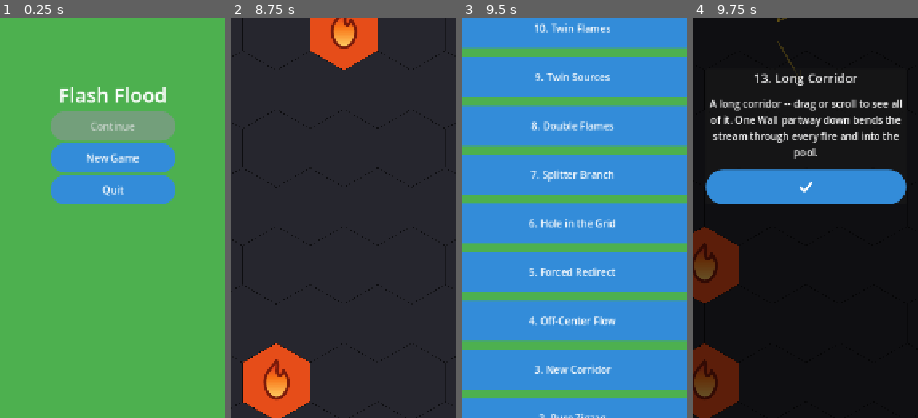
Above: before the commit, frames 1-4 (left to right).
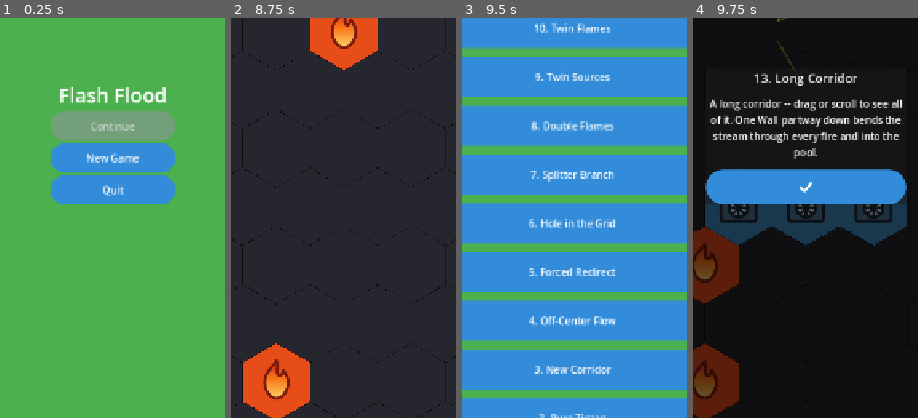
Above: after the commit, the same moments.

Repository: jitternoise/sunny_balcony
Game: Godot game, scene res://scenes/MainMenu.tscn
Two runs of this game, one before a commit and one after it. Both use one fixed random seed, a clock stepped at 60 frames per second and the inputs below.
Inputs (mouse positions are % of the whole screen's width and height, from its top left):
- Up to frame 1 (0.25 s): no input
- Up to frame 2 (8.75 s): click "New Game" at 0.5 s; click "Slot 1 (new game)" at 1.25 s; click "15. Corridor Split" at 2 s; click "14. Corridor Wall" at 2.75 s; click (42, 3) at 3.5 s; click (42, 3) at 4.25 s; click "x1" at 5 s; click (50, 56) at 5.75 s; click "x1" at 6.5 s; click (42, 3) at 7.25 s; click "x1" at 8 s
- Up to frame 3 (9.5 s): click (91, 3) at 8.75 s
- Up to frame 4 (9.75 s): click "13. Long Corridor" at 9.5 s
The pictures show only the part of the screen within x 25-75%, y 35-85%; the shares and areas given below are measured in that part.

Frames 1-3 are identical in both runs. In frame 4, 5.8% of the frame differs, in the area x 5-96%, y 43-57%.

Commit message:
Ship the Hydro Plant as an optional bonus objective on eight levels
The plant mechanic was fully built but no level used it. Eight levels --
one per campaign group -- now ship a plant. It is never required: winning
still means all pools filled and all fires out, and a level plays exactly
the same whether or not the plant is ever switched on. When the plant is
running as the level is won, that is recorded against the level in the
save file and reported on the win popup.

Because a plant blocks water like a wall until activated, each site was
chosen by simulation rather than by eye. tests/LevelSim.gd replays a level
headlessly off HexBoard's beat phases; tests/VerifySolutions.gd replays
every documented solution through it (67 of the 76 parsable solutions
reproduce their documented win measure exactly, both before and after this
change); tests/HydroSiting.gd searched every legal plant position in every
level for ones that keep the solution winning on the same measure, are
reachable by water, and can be switched on without costing the win.
tests/VerifyHydroBonus.gd locks in all three properties for the eight
shipped levels, plus that no other level has a plant.

Co-Authored-By: Claude Opus 5 <noreply@anthropic.com>
Claude-Session: https://claude.ai/code/session_01QEBxR8firEGJgpMLQAG7a7

Diff:
--- a/game/data/levels/level_007.tres
+++ b/game/data/levels/level_007.tres
@@ -17,3 +17,4 @@
 "splitter": 1
 }
 blocked_cells = Array[Vector2i]([])
+hydro_plant_cells = Array[Vector2i]([Vector2i(-1, 2)])
--- a/game/data/levels/level_013.tres
+++ b/game/data/levels/level_013.tres
@@ -18,3 +18,4 @@
 }
 blocked_cells = Array[Vector2i]([Vector2i(-8, 0), Vector2i(-8, 1), Vector2i(-8, 2), Vector2i(-8, 3), Vector2i(-8, 4), V …(2148 unchanged characters)…
 town_cells = Array[Vector2i]([])
+hydro_plant_cells = Array[Vector2i]([Vector2i(1, -2)])
--- a/game/data/levels/level_018.tres
+++ b/game/data/levels/level_018.tres
@@ -21,3 +21,4 @@
 town_cells = Array[Vector2i]([])
 geyser_cells = Array[Vector2i]([Vector2i(-2, -3)])
 total_block_budget = 0
+hydro_plant_cells = Array[Vector2i]([Vector2i(-5, 0)])
--- a/game/data/levels/level_025.tres
+++ b/game/data/levels/level_025.tres
@@ -20,3 +20,4 @@
 town_cells = Array[Vector2i]([])
 geyser_cells = Array[Vector2i]([])
 total_block_budget = 0
+hydro_plant_cells = Array[Vector2i]([Vector2i(0, -2)])
--- a/game/data/levels/level_033.tres
+++ b/game/data/levels/level_033.tres
@@ -20,3 +20,4 @@
 town_cells = Array[Vector2i]([])
 geyser_cells = Array[Vector2i]([])
 total_block_budget = 0
+hydro_plant_cells = Array[Vector2i]([Vector2i(-3, 1)])
--- a/game/data/levels/level_052.tres
+++ b/game/data/levels/level_052.tres
@@ -21,3 +21,4 @@
 town_cells = Array[Vector2i]([Vector2i(-3, 2), Vector2i(-2, 2), Vector2i(-2, 1), Vector2i(-3, 3)])
 geyser_cells = Array[Vector2i]([])
 total_block_budget = 0
+hydro_plant_cells = Array[Vector2i]([Vector2i(0, -2)])
--- a/game/data/levels/level_063.tres
+++ b/game/data/levels/level_063.tres
@@ -20,3 +20,4 @@
 town_cells = Array[Vector2i]([])
 geyser_cells = Array[Vector2i]([Vector2i(-2, -1)])
 total_block_budget = 0
+hydro_plant_cells = Array[Vector2i]([Vector2i(-1, 0)])
--- a/game/data/levels/level_082.tres
+++ b/game/data/levels/level_082.tres
@@ -19,3 +19,4 @@
 town_cells = Array[Vector2i]([])
 geyser_cells = Array[Vector2i]([])
 total_block_budget = 3
+hydro_plant_cells = Array[Vector2i]([Vector2i(2, -4)])
--- a/game/scenes/Level.tscn
+++ b/game/scenes/Level.tscn
@@ -239,6 +239,13 @@
 autowrap_mode = 3
 theme_override_font_sizes/font_size = 24
 
+[node name="BonusLabel" type="Label" parent="UI/WinPanel/Center/Panel/VBox"]
+visible = false
+layout_mode = 2
+text = ""
+horizontal_alignment = 1
+autowrap_mode = 3
+
 [node name="NextButton" type="Button" parent="UI/WinPanel/Center/Panel/VBox"]
 layout_mode = 2
 custom_minimum_size = Vector2(0, 56)
--- a/game/scripts/autoload/GameState.gd
+++ b/game/scripts/autoload/GameState.gd
@@ -10,6 +10,14 @@
 var current_slot: int = -1
 var highest_unlocked_level: int = 1
 var completed_levels: Dictionary = {} # level_id (int) -> true
+
+## Levels whose optional Hydro Plant bonus has been earned -- see
+## Level._on_level_won(). Deliberately separate from completed_levels:
+## only some levels have a plant at all, finishing one never requires
+## switching its plant on, and the bonus is recorded only on a win. A level
+## can therefore be completed with the bonus still outstanding, and earning
+## it later just adds it here without changing completion.
+var hydro_bonus_levels: Dictionary = {} # level_id (int) -> true
 
 ## Debug mode: when true, every level is treated as unlocked regardless of
 ## save progress (is_level_unlocked() always returns true). Does NOT touch
@@ -44,6 +52,7 @@
 	current_slot = slot
 	highest_unlocked_level = 1
 	completed_levels.clear()
+	hydro_bonus_levels.clear()
 
 	if not slot_exists(slot):
 		return
@@ -66,6 +75,12 @@
 	completed_levels.clear()
 	for level_id in completed:
 		completed_levels[int(level_id)] = true
+	# Missing in saves written before the bonus existed -- those simply
+	# start with no bonuses earned.
+	var bonuses = parsed.get("hydro_bonus_levels", [])
+	hydro_bonus_levels.clear()
+	for level_id in bonuses:
+		hydro_bonus_levels[int(level_id)] = true
 
 
 func save_current_slot() -> void:
@@ -76,6 +91,7 @@
 	var data := {
 		"highest_unlocked_level": highest_unlocked_level,
 		"completed_levels": completed_levels.keys(),
+		"hydro_bonus_levels": hydro_bonus_levels.keys(),
 	}
 
 	var file := FileAccess.open(_save_path(current_slot), FileAccess.WRITE)
@@ -99,6 +115,20 @@
 	save_current_slot()
 
 
+## Records that this level's Hydro Plant bonus has been earned. Never
+## unlocks or completes anything on its own -- the bonus is purely a
+## record, so a level's progression is identical whether or not it is met.
+func mark_hydro_bonus(level_id: int) -> void:
+	if hydro_bonus_levels.has(level_id):
+		return
+	hydro_bonus_levels[level_id] = true
+	save_current_slot()
+
+
+func has_hydro_bonus(level_id: int) -> bool:
+	return hydro_bonus_levels.has(level_id)
+
+
 func is_level_unlocked(level_id: int) -> bool:
 	if debug_unlock_all:
 		return true
--- a/game/scripts/gameplay/HexBoard.gd
+++ b/game/scripts/gameplay/HexBoard.gd
@@ -1646,6 +1646,31 @@
 		_win()
 
 
+## True if this level has a Hydro Plant at all -- i.e. whether the optional
+## bonus objective even applies here. Most levels have none, and those are
+## unaffected by any of it.
+func has_hydro_plants() -> bool:
+	return not hydro_plants.is_empty()
+
+
+## True if every Hydro Plant on this level is running. A plant never
+## switches back off once activated (try_activate_hydro() turns its cells
+## into permanent water sources), so "running at the end of the level" and
+## "was switched on at some point this attempt" are the same thing -- there
+## is no way to earn this and then lose it before the level ends.
+##
+## Deliberately requires ALL plants rather than any: a level with two plants
+## should ask for both. Returns false on a level with no plants at all, so
+## callers can use it directly without checking has_hydro_plants() first.
+func all_hydro_plants_running() -> bool:
+	if hydro_plants.is_empty():
+		return false
+	for anchor in hydro_plants:
+		if not (hydro_plants[anchor].get("active", false) as bool):
+			return false
+	return true
+
+
 func _lose(reason: String) -> void:
 	if game_over:
 		return
--- a/game/scripts/gameplay/Level.gd
+++ b/game/scripts/gameplay/Level.gd
@@ -89,6 +89,11 @@
 ## out from under them.
 @onready var win_panel: Control = $UI/WinPanel
 @onready var win_next_button: Button = $UI/WinPanel/Center/Panel/VBox/NextButton
+
+## Reports the optional Hydro Plant bonus on the win popup (see
+## _on_level_won()). Stays hidden on the levels that have no plant, which
+## is most of them.
+@onready var win_bonus_label: Label = $UI/WinPanel/Center/Panel/VBox/BonusLabel
 
 var level_data: LevelData
 var block_catalog: Dictionary = {}
@@ -775,6 +780,19 @@
 	status_label.text = "Level complete!"
 	GameState.mark_level_complete(level_data.level_id)
 
+	# Optional Hydro Plant bonus: never required to finish the level, just
+	# recorded when the plant is running as the level ends. Levels without
+	# a plant show nothing at all here.
+	if board.has_hydro_plants():
+		var earned := board.all_hydro_plants_running()
+		if earned:
+			GameState.mark_hydro_bonus(level_data.level_id)
+		win_bonus_label.visible = true
+		win_bonus_label.text = "Bonus: power plant running" if earned \
+			else "Bonus missed: the power plant never ran"
+	else:
+		win_bonus_label.visible = false
+
 	# Next's label reflects what it's actually about to do: "Next" when
 	# there's another level after this one in LevelSelect.LEVEL_PATHS,
 	# "Level Select" when this was the last level and there's nowhere
--- /dev/null
+++ b/game/tests/DebugOne.gd
@@ -0,0 +1,26 @@
+extends Node
+
+func _ready() -> void:
+	var catalog := LevelSim.load_block_catalog()
+	var data: LevelData = load("res://data/levels/level_001.tres")
+	print("sources=", data.water_sources, " fires=", data.fire_cells, " pools=", data.pool_targets)
+	var board := HexBoard.new()
+	add_child(board)
+	board.setup(data, catalog)
+	print("after setup: fires_remaining=", board.fires_remaining, " pool_fill=", board.pool_fill,
+		" water_cells=", board.water_cells.size(), " inventory=", board.inventory)
+	print("place wall(-1,-3) ->", board.place_block(Vector2i(-1, -3), "wall"))
+	board.started = true
+	for m in range(12):
+		board.resolve_placement_phase()
+		board.resolve_water_phase()
+		board.resolve_terrain_phase()
+		board.resolve_status_phase()
+		var coords: Array = []
+		for e in board.water_cells:
+			coords.append(e["coord"])
+		print("m%d water=%s fires=%d pools=%s over=%s reason=%s"
+			% [m + 1, coords, board.fires_remaining, board.pool_fill, board.game_over, board.lose_reason])
+		if board.game_over:
+			break
+	get_tree().quit()
--- /dev/null
+++ b/game/tests/DebugOne.tscn
@@ -0,0 +1,6 @@
+[gd_scene load_steps=2 format=3]
+
+[ext_resource type="Script" path="res://tests/DebugOne.gd" id="1"]
+
+[node name="DebugOne" type="Node"]
+script = ExtResource("1")
--- /dev/null
+++ b/game/tests/HydroSiting.gd
@@ -0,0 +1,114 @@
+extends Node
+
+## Searches every level for places a Hydro Plant could be added WITHOUT
+## changing how the level plays. For each candidate centre cell it runs the
+## level's documented solution three ways -- with no plant, with the plant
+## inert, and with the plant switched on the moment water reaches it -- and
+## keeps only sites where:
+##   * the solution still wins on exactly the same measure, plant inert;
+##   * water actually reaches the plant, so the bonus can be earned at all;
+##   * switching the plant on still wins, so the bonus is not a trap.
+## Run from game/:  godot --headless res://tests/HydroSiting.tscn
+
+const CLEARANCE_ROWS := 2 # keep plants clear of a source's landing zone
+
+
+func _ready() -> void:
+	var sim := LevelSim.new()
+	add_child(sim)
+	var catalog := LevelSim.load_block_catalog()
+	var solutions := LevelSim.parse_solutions()
+	var max_radius := int(OS.get_environment("MAX_RADIUS")) if OS.get_environment("MAX_RADIUS") != "" else 8
+
+	for n in range(1, LevelSelect.LEVEL_PATHS.size() + 1):
+		if not solutions.has(n):
+			continue
+		var data: LevelData = load(LevelSelect.LEVEL_PATHS[n - 1])
+		if data.grid_style == "flat":
+			continue # plants are pointy-grid only, per their design notes
+		if data.grid_radius > max_radius:
+			continue
+		var entry: Dictionary = solutions[n]
+		var base := sim.simulate(data, catalog, entry["placements"])
+		if not base["won"] or base["measures"] != entry["win"]:
+			continue # this level's solution does not reproduce; leave it alone
+
+		var hits: Array = []
+		for center in _candidate_centers(data, catalog, entry["placements"]):
+			var inert := sim.simulate(data, catalog, entry["placements"], center, false)
+			if not inert["won"] or inert["measures"] != base["measures"]:
+				continue
+			if not inert["touched"]:
+				continue # water never reaches it, so the bonus is unearnable
+			# Try a range of activation timings -- switching the plant on
+			# the instant it is ready is only one of the player's options.
+			var best := {}
+			var any_activated := false
+			for delay in range(0, 8):
+				var on := sim.simulate(data, catalog, entry["placements"], center, true, 300, delay)
+				if not on["activated"]:
+					continue
+				any_activated = true
+				if on["won"]:
+					best = {"delay": delay, "measures": on["measures"]}
+					break
+			if not any_activated:
+				continue
+			hits.append({
+				"center": center,
+				"bonus_wins": not best.is_empty(),
+				"bonus_measures": best.get("measures", -1),
+				"delay": best.get("delay", -1),
+			})
+		if hits.is_empty():
+			continue
+		var safe: Array = []
+		for h in hits:
+			if h["bonus_wins"]:
+				safe.append(h)
+		print("level %d (r=%d, win %d): %d sites, %d safe with the plant on"
+			% [n, data.grid_radius, base["measures"], hits.size(), safe.size()])
+		for h in safe:
+			print("    center %s -> win %d with plant running (activate %d measures after ready)"
+				% [h["center"], h["bonus_measures"], h["delay"]])
+
+	print("done")
+	get_tree().quit()
+
+
+## Every centre cell whose three cells are legal, empty, clear of the
+## solution's own placements, and CLEARANCE_ROWS below every source.
+func _candidate_centers(data: LevelData, catalog: Dictionary, placements: Array) -> Array:
+	var probe := HexBoard.new()
+	add_child(probe)
+	probe.setup(data, catalog)
+	var solution_cells := {}
+	for p in placements:
+		solution_cells[p["coord"]] = true
+		solution_cells[p["coord"] + Vector2i(1, 0)] = true # a Wall is 2 wide
+		solution_cells[p["coord"] + Vector2i(-1, 0)] = true
+	var out: Array = []
+	var radius: int = data.grid_radius
+	for q in range(-radius, radius + 1):
+		for r in range(-radius, radius + 1):
+			var center := Vector2i(q, r)
+			var ok := true
+			for cell in [center + Vector2i(-1, 0), center, center + Vector2i(1, 0)]:
+				if not probe.in_playable_area(cell) \
+						or probe.cell_terrain.get(cell, HexBoard.CellState.EMPTY) != HexBoard.CellState.EMPTY \
+						or data.water_sources.has(cell) \
+						or data.preset_blocks.has(cell) \
+						or solution_cells.has(cell):
+					ok = false
+					break
+				for source in data.water_sources:
+					if cell.y - source.y < CLEARANCE_ROWS:
+						ok = false
+						break
+				if not ok:
+					break
+			if ok:
+				out.append(center)
+	probe.queue_free()
+	remove_child(probe)
+	return out
--- /dev/null
+++ b/game/tests/HydroSiting.tscn
@@ -0,0 +1,6 @@
+[gd_scene load_steps=2 format=3]
+
+[ext_resource type="Script" path="res://tests/HydroSiting.gd" id="1"]
+
+[node name="HydroSiting" type="Node"]
+script = ExtResource("1")
--- /dev/null
+++ b/game/tests/LevelSim.gd
@@ -0,0 +1,155 @@
+extends Node
+class_name LevelSim
+
+## Headless simulation of a level, driven straight off HexBoard's four beat
+## phases with no timers or scene involved. Used to prove that a level still
+## plays out the way level-solutions.md documents -- in particular that
+## adding a Hydro Plant to a level does not change its outcome.
+
+const SOLUTIONS_PATH := "/home/user/sunny_balcony/level-solutions.md"
+
+## The names level-solutions.md uses for each block, in all the spellings
+## that file mixes ("Diverter-Right", "divert-right", "divert_right").
+const BLOCK_ALIASES := {
+	"wall": "wall",
+	"splitter": "splitter",
+	"diverter_right": "divert_right",
+	"divert_right": "divert_right",
+	"diverter_left": "divert_left",
+	"divert_left": "divert_left",
+	"catapult": "bomb_catapult",
+	"bomb_catapult": "bomb_catapult",
+}
+
+
+static func load_block_catalog() -> Dictionary:
+	var catalog := {}
+	var dir := DirAccess.open("res://data/blocks")
+	if dir == null:
+		return catalog
+	for file_name in dir.get_files():
+		var name := file_name.trim_suffix(".remap")
+		if not name.ends_with(".tres"):
+			continue
+		var block: BlockData = load("res://data/blocks/" + name)
+		if block:
+			catalog[block.id] = block
+	return catalog
+
+
+## Parses level-solutions.md into { level_number: {"placements": [...],
+## "win": int} }. Lines whose solution is not a plain list of
+## "name (q, r)" placements (the two dig levels) are skipped -- they are
+## reported by the caller rather than silently treated as solved.
+static func parse_solutions() -> Dictionary:
+	var out := {}
+	if not FileAccess.file_exists(SOLUTIONS_PATH):
+		return out
+	var text := FileAccess.open(SOLUTIONS_PATH, FileAccess.READ).get_as_text()
+	# The file names levels two ways: "**Level 7**" early on, "**23. Diverter
+	# Drills I**" from the group sections onward.
+	var line_re := RegEx.create_from_string("^- \\*\\*(?:Level )?(\\d+)[^*]*\\*\\*[^—]*— (.+)$")
+	var place_re := RegEx.create_from_string("([A-Za-z][A-Za-z-_]*)\\s*\\(\\s*(-?\\d+)\\s*,\\s*(-?\\d+)\\s*\\)")
+	for raw in text.split("\n"):
+		var m := line_re.search(raw.strip_edges())
+		if m == null:
+			continue
+		var level_number := int(m.get_string(1))
+		var body := m.get_string(2)
+		var win_measure := -1
+		var win_idx := body.find("| win ")
+		if win_idx != -1:
+			win_measure = int(body.substr(win_idx + 6).strip_edges())
+			body = body.substr(0, win_idx)
+		var placements: Array = []
+		var parsed_ok := true
+		for chunk in body.split("+"):
+			chunk = chunk.strip_edges()
+			if chunk.is_empty():
+				continue
+			var pm := place_re.search(chunk)
+			if pm == null:
+				parsed_ok = false
+				break
+			var key := pm.get_string(1).to_lower().replace("-", "_")
+			if not BLOCK_ALIASES.has(key):
+				parsed_ok = false
+				break
+			placements.append({
+				"id": BLOCK_ALIASES[key],
+				"coord": Vector2i(int(pm.get_string(2)), int(pm.get_string(3))),
+			})
+		if parsed_ok and not placements.is_empty():
+			out[level_number] = {"placements": placements, "win": win_measure}
+	return out
+
+
+## Plays one level out. `plant_center` of Vector2i.MAX means "no plant".
+## When `activate_hydro` is true the plant is switched on the first measure
+## water has reached it, mimicking a player double-tapping it as soon as the
+## ring appears.
+func simulate(level_data: LevelData, catalog: Dictionary, placements: Array,
+		plant_center: Vector2i = Vector2i.MAX, activate_hydro: bool = false,
+		max_measures: int = 300, activate_delay: int = 0) -> Dictionary:
+	var data: LevelData = level_data.duplicate(true)
+	if plant_center != Vector2i.MAX:
+		var cells: Array[Vector2i] = [plant_center]
+		data.hydro_plant_cells = cells
+
+	var board := HexBoard.new()
+	add_child(board)
+	board.setup(data, catalog)
+
+	var placed_all := true
+	for p in placements:
+		if not board.place_block(p["coord"], p["id"]):
+			placed_all = false
+	board.started = true
+
+	var activation_target := plant_center
+	if activation_target == Vector2i.MAX and not board.hydro_plants.is_empty():
+		activation_target = board.hydro_plants.keys()[0]
+
+	var measures := 0
+	var activated := false
+	var ready_since := -1
+	while measures < max_measures and not board.game_over:
+		board.resolve_placement_phase()
+		board.resolve_water_phase()
+		# A player can switch the plant on any time after the ring appears;
+		# activate_delay is how many measures they wait before doing so.
+		if activate_hydro and not activated and activation_target != Vector2i.MAX:
+			if board.hydro_ready_at(activation_target):
+				if ready_since < 0:
+					ready_since = measures
+				if measures - ready_since >= activate_delay:
+					activated = board.try_activate_hydro(activation_target)
+		board.resolve_terrain_phase()
+		board.resolve_status_phase()
+		measures += 1
+
+	# Read the plant state off the board rather than off `plant_center`:
+	# a level can ship its own plant, in which case no centre was injected
+	# here and there is still a plant to report on.
+	var touched := not board.hydro_plants.is_empty()
+	var active := board.all_hydro_plants_running()
+	for anchor in board.hydro_plants:
+		if not (board.hydro_plants[anchor].get("touched", false) as bool):
+			touched = false
+			break
+
+	var result := {
+		"won": board.game_over and board.lose_reason == "",
+		"lost": board.lose_reason != "",
+		"reason": board.lose_reason,
+		"measures": measures,
+		"placed_all": placed_all,
+		"touched": touched,
+		"active": active,
+		"activated": activated,
+		"all_running": board.all_hydro_plants_running(),
+		"has_plants": board.has_hydro_plants(),
+	}
+	board.queue_free()
+	remove_child(board)
+	return result
--- a/game/tests/Screenshots.gd
+++ b/game/tests/Screenshots.gd
@@ -19,7 +19,12 @@
 	# one _on_level_won() below pushes a "no active save slot" error that
 	# has nothing to do with what is being captured.
 	GameState.current_slot = 0
-	GameState.pending_level_path = "res://data/levels/level_001.tres"
+	GameState.hydro_bonus_levels = {}
+	# Level 7 ships a Hydro Plant, so its win popup carries the bonus line.
+	var level_path := OS.get_environment("LEVEL")
+	if level_path == "":
+		level_path = "res://data/levels/level_001.tres"
+	GameState.pending_level_path = level_path
 	var level: Node = load("res://scenes/Level.tscn").instantiate()
 	add_child(level)
 	await _settle()
--- /dev/null
+++ b/game/tests/VerifyHydroBonus.gd
@@ -0,0 +1,92 @@
+extends Node
+
+## Regression test for the optional Hydro Plant bonus. For every level that
+## ships a plant it proves three things, and for every level that does not
+## it proves the feature is absent entirely:
+##   1. the plant does not change the level -- the documented solution
+##      still wins on exactly the documented measure with the plant inert,
+##      and the bonus reads as unearned in that run;
+##   2. water actually reaches the plant, so the bonus can be attempted;
+##   3. some activation timing switches the plant on AND still wins, so the
+##      bonus is earnable rather than a trap.
+## Run from game/:  godot --headless res://tests/VerifyHydroBonus.tscn
+
+## The levels that ship a Hydro Plant, and the centre cell each one sits on.
+## Kept here as the expected shipping state so an accidental edit to a
+## level's .tres shows up as a failure rather than passing silently.
+const PLANT_LEVELS := {
+	7: Vector2i(-1, 2),
+	13: Vector2i(1, -2),
+	18: Vector2i(-5, 0),
+	25: Vector2i(0, -2),
+	33: Vector2i(-3, 1),
+	52: Vector2i(0, -2),
+	63: Vector2i(-1, 0),
+	82: Vector2i(2, -4),
+}
+
+var _failures := 0
+
+
+func _check(cond: bool, what: String) -> void:
+	if cond:
+		print("  ok   ", what)
+	else:
+		_failures += 1
+		printerr("  FAIL ", what)
+
+
+func _ready() -> void:
+	var sim := LevelSim.new()
+	add_child(sim)
+	var catalog := LevelSim.load_block_catalog()
+	var solutions := LevelSim.parse_solutions()
+
+	for n in PLANT_LEVELS.keys():
+		var path: String = LevelSelect.LEVEL_PATHS[n - 1]
+		var data: LevelData = load(path)
+		print("Level %d" % n)
+		_check(data.hydro_plant_cells.size() == 1 and data.hydro_plant_cells[0] == PLANT_LEVELS[n],
+			"level %d ships its plant at %s" % [n, PLANT_LEVELS[n]])
+		if not solutions.has(n):
+			_check(false, "level %d has a parsable documented solution" % n)
+			continue
+		var entry: Dictionary = solutions[n]
+
+		# 1. The plant must not change how the level plays.
+		var inert := sim.simulate(data, catalog, entry["placements"])
+		_check(inert["won"] and inert["measures"] == entry["win"],
+			"level %d still wins on measure %d with the plant inert" % [n, entry["win"]])
+		_check(inert["has_plants"] and not inert["all_running"],
+			"level %d reports the bonus unearned when the plant is left alone" % n)
+
+		# 2. Water has to reach the plant for the bonus to be attemptable.
+		_check(inert["touched"], "level %d's plant is reached by water" % n)
+
+		# 3. Some activation timing earns the bonus AND still wins.
+		var earned_at := -1
+		for delay in range(0, 8):
+			var on := sim.simulate(data, catalog, entry["placements"],
+				PLANT_LEVELS[n], true, 300, delay)
+			if on["activated"] and on["won"] and on["all_running"]:
+				earned_at = delay
+				break
+		_check(earned_at >= 0,
+			"level %d can be won with its plant running (waiting %d measures)" % [n, earned_at])
+
+	# Every other level must be untouched by the feature.
+	var plain_without_plants := 0
+	for n in range(1, LevelSelect.LEVEL_PATHS.size() + 1):
+		if PLANT_LEVELS.has(n):
+			continue
+		var data: LevelData = load(LevelSelect.LEVEL_PATHS[n - 1])
+		if data.hydro_plant_cells.is_empty():
+			plain_without_plants += 1
+	_check(plain_without_plants == LevelSelect.LEVEL_PATHS.size() - PLANT_LEVELS.size(),
+		"every other level ships with no plant at all")
+
+	if _failures == 0:
+		print("HYDRO BONUS PASS")
+	else:
+		printerr("HYDRO BONUS FAIL: %d failure(s)" % _failures)
+	get_tree().quit(1 if _failures > 0 else 0)
--- /dev/null
+++ b/game/tests/VerifyHydroBonus.tscn
@@ -0,0 +1,6 @@
+[gd_scene load_steps=2 format=3]
+
+[ext_resource type="Script" path="res://tests/VerifyHydroBonus.gd" id="1"]
+
+[node name="VerifyHydroBonus" type="Node"]
+script = ExtResource("1")
--- /dev/null
+++ b/game/tests/VerifySolutions.gd
@@ -0,0 +1,38 @@
+extends Node
+
+## Replays every level in level-solutions.md through LevelSim and checks it
+## still wins on the documented measure. Run from game/:
+##   godot --headless res://tests/VerifySolutions.tscn
+
+func _ready() -> void:
+	var sim := LevelSim.new()
+	add_child(sim)
+	var catalog := LevelSim.load_block_catalog()
+	var solutions := LevelSim.parse_solutions()
+	print("parsed %d block types, %d solutions" % [catalog.size(), solutions.size()])
+
+	var pass_count := 0
+	var fail: Array = []
+	var only_from := int(OS.get_environment("FROM")) if OS.get_environment("FROM") != "" else 1
+	var only_to := int(OS.get_environment("TO")) if OS.get_environment("TO") != "" else LevelSelect.LEVEL_PATHS.size()
+	for n in range(only_from, only_to + 1):
+		if not solutions.has(n):
+			continue
+		var started_msec := Time.get_ticks_msec()
+		var level_data: LevelData = load(LevelSelect.LEVEL_PATHS[n - 1])
+		var entry: Dictionary = solutions[n]
+		var r := sim.simulate(level_data, catalog, entry["placements"])
+		var expected: int = entry["win"]
+		print("  level %d: won=%s measures=%d expected=%d (%dms)"
+			% [n, r["won"], r["measures"], expected, Time.get_ticks_msec() - started_msec])
+		if r["won"] and (expected < 0 or r["measures"] == expected):
+			pass_count += 1
+		else:
+			fail.append("Level %d: won=%s measures=%d expected=%d reason=%s placed_all=%s"
+				% [n, r["won"], r["measures"], expected, r["reason"], r["placed_all"]])
+
+	print("solutions reproduced: %d" % pass_count)
+	print("mismatches: %d" % fail.size())
+	for f in fail:
+		print("  ", f)
+	get_tree().quit(0 if fail.is_empty() else 1)
--- /dev/null
+++ b/game/tests/VerifySolutions.tscn
@@ -0,0 +1,6 @@
+[gd_scene load_steps=2 format=3]
+
+[ext_resource type="Script" path="res://tests/VerifySolutions.gd" id="1"]
+
+[node name="VerifySolutions" type="Node"]
+script = ExtResource("1")
Not shown, added: game/tests/DebugOne.gd.uid
Not shown, added: game/tests/HydroSiting.gd.uid
Not shown, added: game/tests/LevelSim.gd.uid
Not shown, added: game/tests/VerifyHydroBonus.gd.uid
Not shown, added: game/tests/VerifySolutions.gd.uid
